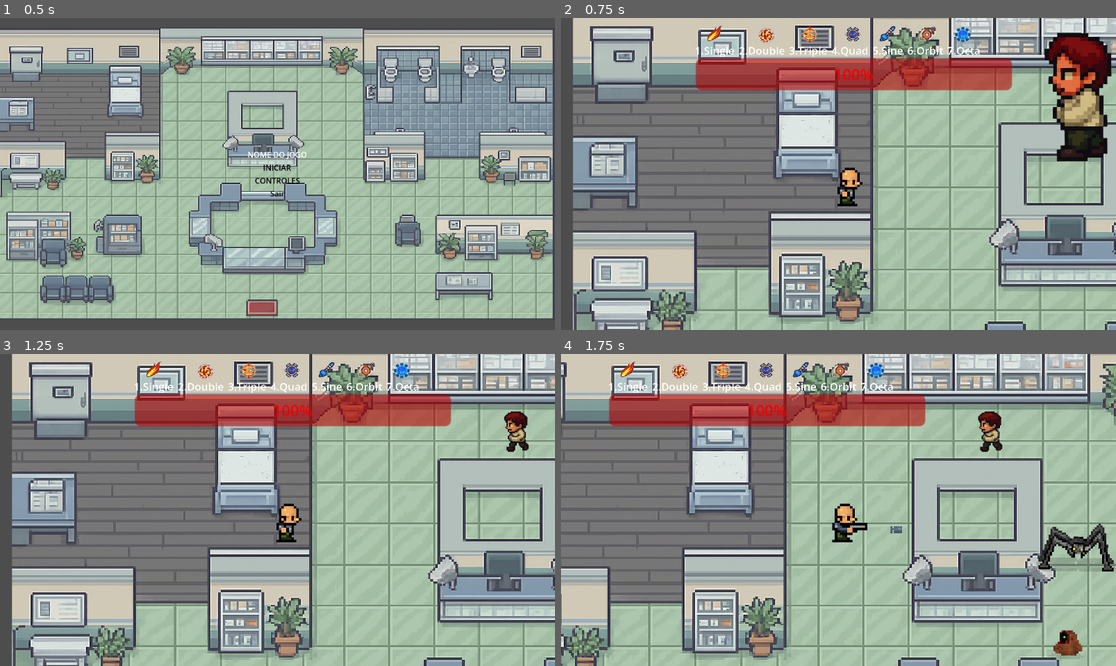
Above: before the commit, frames 1-4 (two rows, left to right).
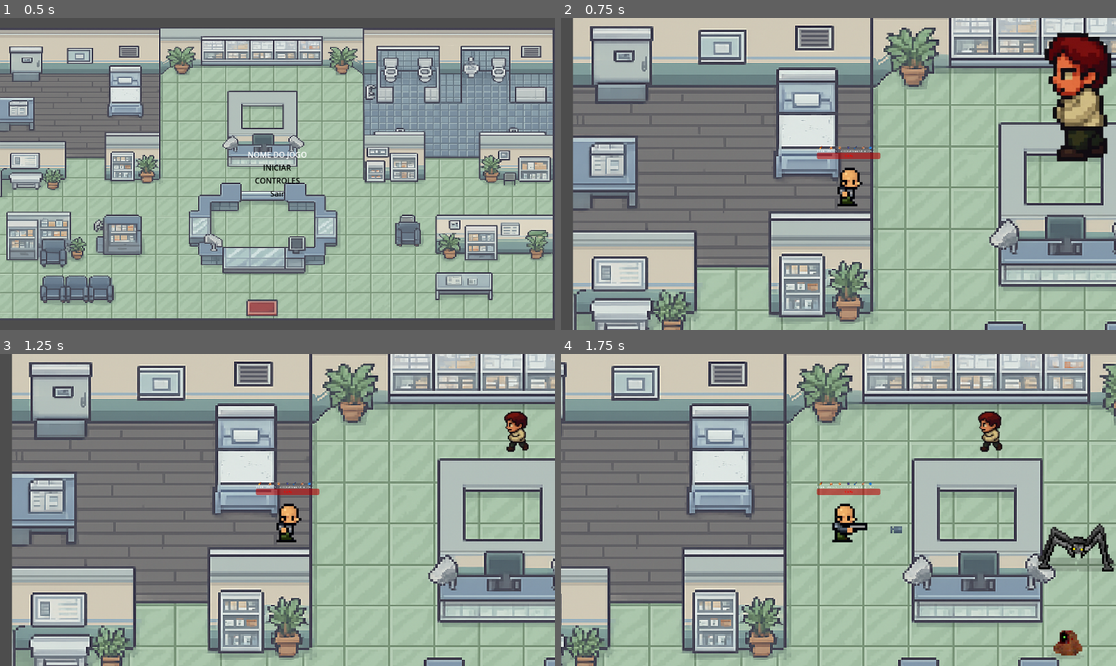
Above: after the commit, the same moments.

Repository: levi-tabosa/trabai_andrea
Game: Godot game, scene res://scenes/TelaInicial.tscn
Two runs of this game, one before a commit and one after it. Both use one fixed random seed, a clock stepped at 60 frames per second and the inputs below.
Inputs:
- Up to frame 1 (0.5 s): no input
- Up to frame 2 (0.75 s): click "INICIAR" at 0.5 s
- Up to frame 3 (1.25 s): no input
- Up to frame 4 (1.75 s): tap Enter (ui_accept) at 1.25, 1.52 s; hold Right (ui_right) from 1.28 s (still down); tap 1 (select-1) at 1.35 s

Frame 1 is identical in both runs. In frame 2, 7.2% of the frame differs, in the area x 24-82%, y 2-46%; in frame 3, 7.2%; in frame 4, 7.2%, in the area x 8-66%, y 2-46%.

Commit message:
barra de vida filha de player

Diff:
--- a/scenes/main.tscn
+++ b/scenes/main.tscn
@@ -1,8 +1,7 @@
-[gd_scene load_steps=7 format=3 uid="uid://d4bvi0psj51d7"]
+[gd_scene load_steps=6 format=3 uid="uid://d4bvi0psj51d7"]
 
 [ext_resource type="PackedScene" uid="uid://baynvyo0fscvw" path="res://scenes/enemy_path.tscn" id="1_o5qli"]
 [ext_resource type="PackedScene" uid="uid://beprwukcivekm" path="res://scenes/hospital.tscn" id="1_sugp2"]
-[ext_resource type="PackedScene" uid="uid://irxs732e8uoa" path="res://scenes/ui.tscn" id="2_0wfyh"]
 [ext_resource type="PackedScene" uid="uid://isvtb1om0gsd" path="res://scenes/player.tscn" id="4_jyhfs"]
 [ext_resource type="SpriteFrames" uid="uid://dlagj5u533p8f" path="res://assets/sprite-frames/blob-frames.tres" id="4_tefeu"]
 [ext_resource type="SpriteFrames" uid="uid://bv0u2t86xnbnw" path="res://assets/sprite-frames/spider-fames.tres" id="5_tefeu"]
@@ -11,12 +10,6 @@
 
 [node name="Hospital" parent="." instance=ExtResource("1_sugp2")]
 position = Vector2(-12, -10)
-
-[node name="UI" parent="." instance=ExtResource("2_0wfyh")]
-offset_left = 128.0
-offset_top = 29.0
-offset_right = 128.0
-offset_bottom = 179.0
 
 [node name="EnemyPath" parent="." instance=ExtResource("1_o5qli")]
 position = Vector2(479, 46)
--- a/scenes/player.tscn
+++ b/scenes/player.tscn
@@ -1,7 +1,8 @@
-[gd_scene load_steps=21 format=3 uid="uid://isvtb1om0gsd"]
+[gd_scene load_steps=22 format=3 uid="uid://isvtb1om0gsd"]
 
 [ext_resource type="Script" uid="uid://0hc557x47udm" path="res://scripts/player.gd" id="1_onrkg"]
 [ext_resource type="Texture2D" uid="uid://bwy5jy1axmfmr" path="res://assets/PC Computer - The Escapists - The Walking Dead - Glenn.png" id="2_onrkg"]
+[ext_resource type="PackedScene" uid="uid://irxs732e8uoa" path="res://scenes/ui.tscn" id="3_qhqgy"]
 
 [sub_resource type="RectangleShape2D" id="RectangleShape2D_onrkg"]
 size = Vector2(15.5, 17.3333)
@@ -206,5 +207,7 @@
 scale = Vector2(1.1, 1.1)
 shape = SubResource("RectangleShape2D_onrkg")
 
+[node name="UI" parent="." instance=ExtResource("3_qhqgy")]
+
 [connection signal="area_entered" from="Area2D" to="." method="_on_area_2d_area_entered"]
 [connection signal="body_entered" from="Area2D" to="." method="_on_area_2d_body_entered"]
--- a/scripts/player.gd
+++ b/scripts/player.gd
@@ -26,7 +26,7 @@
 @export var knockback_duration := 0.2
 
 @onready var main = get_tree().get_root().get_node("main")
-@onready var ui = get_node("/root/main/UI")
+@onready var ui = $UI
 @onready var projectile_scene = preload("res://scenes/projectile.tscn")
 @onready var shoot_timer = $ShootTimer
 @onready var animated = $AnimatedSprite2D
--- a/scripts/ui.gd
+++ b/scripts/ui.gd
@@ -6,15 +6,15 @@
 
 func _ready() -> void:
 	fire_mode_labels = $FireModes.get_children()
-	assert(fire_mode_labels.size() == 7, "Expected 7 fire mode labels, got %d" % fire_mode_labels.size())
+
+	self.position.x -= 9
+	self.position.y -= 12
+	self.scale = Vector2(0.08, 0.08)
 
 	var player = get_tree().get_root().get_node("main/player")
-	player.print_tree_pretty()
-
 	call_deferred("set_up_health_bar", player)
 
 func set_up_health_bar(player: CharacterBody2D) -> void:
-	print("Setting up health bar", player, player.health_component)
 	player.health_component.health_changed.connect(_on_player_health_changed)
 	health_bar.max_value = player.health_component.max_health
 	health_bar.value = player.health_component.current_health
